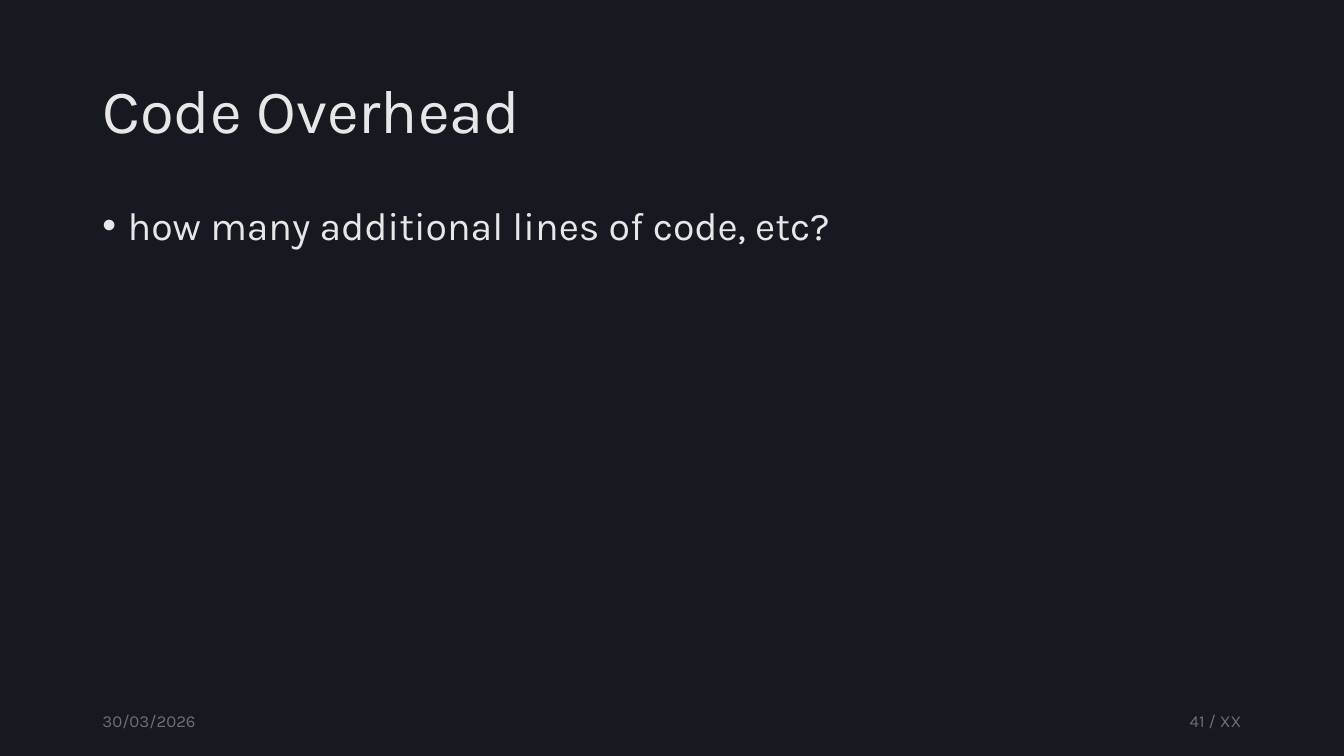
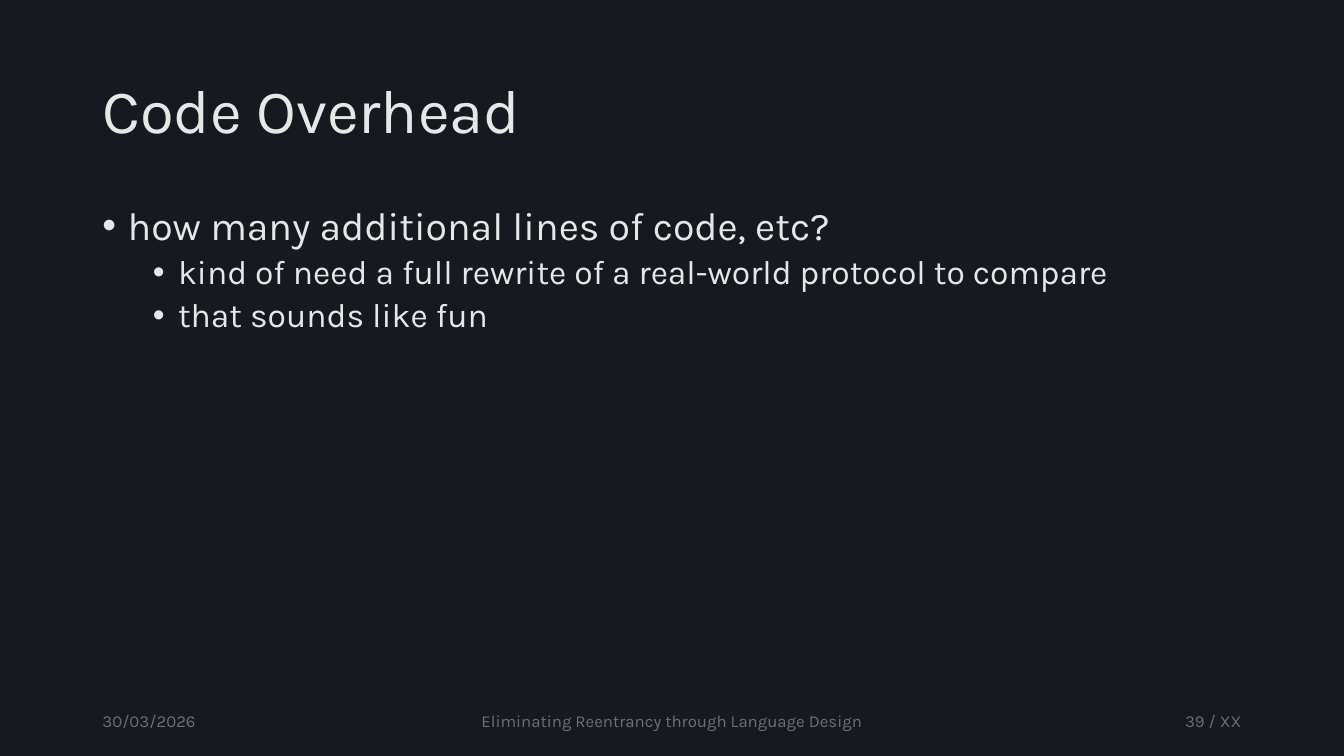
Before and after one commit to tzann/thesis, a slide deck: slide 39 of doc/presentation/Thesis.pptx (slide 41 before the commit). Drawn at 1344x756 pixels with LibreOffice and Linux fonts; fonts in the diff are those of the drawing. Boxes give left, top, right and bottom in pixels: in the first picture for what was removed or moved away, otherwise in the second. Text is boxed around its words. In the diff, an @@ line names an element or a change of style, - is before the commit and + after.

```diff
--- a/doc/presentation/Thesis.pptx
+++ b/doc/presentation/Thesis.pptx
@@ text at box(178, 261, 1108, 328): paragraphs added @@
+  • kind of need a full rewrite of a real-world protocol to compare
+  • that sounds like fun
@@ text added at box(481, 715, 862, 731), 12 pt, text #707070 @@
+Eliminating Reentrancy through Language Design
@@ page number at box(1185, 716, 1242, 727): text changed @@
-41 / XX
+39 / XX
```
Also in this commit, not shown: 47 other slides changed, 5 slides added, 4 slides removed.
